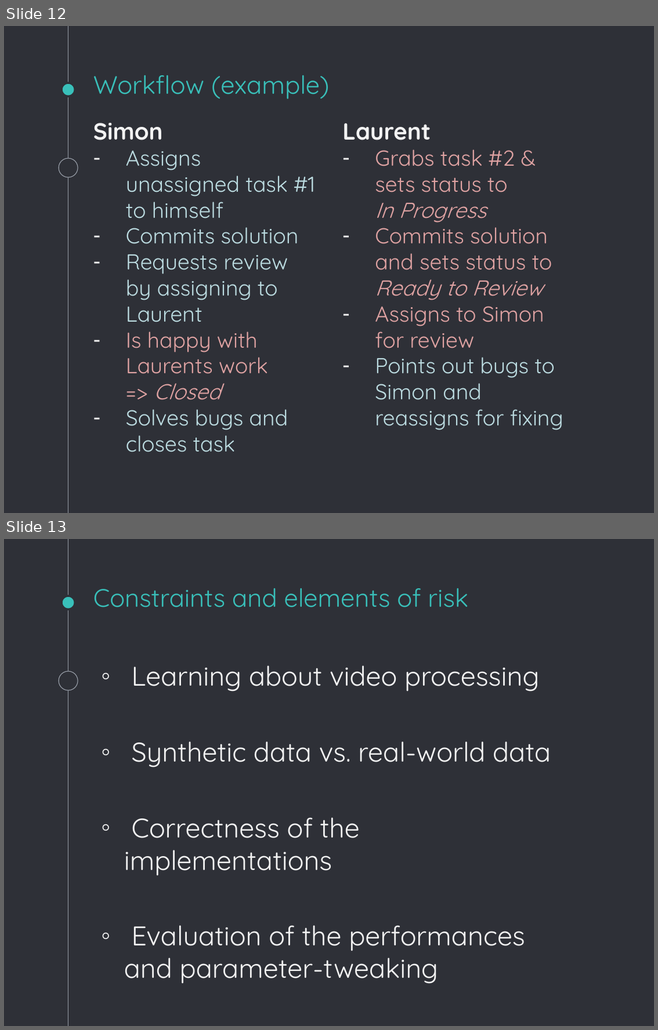
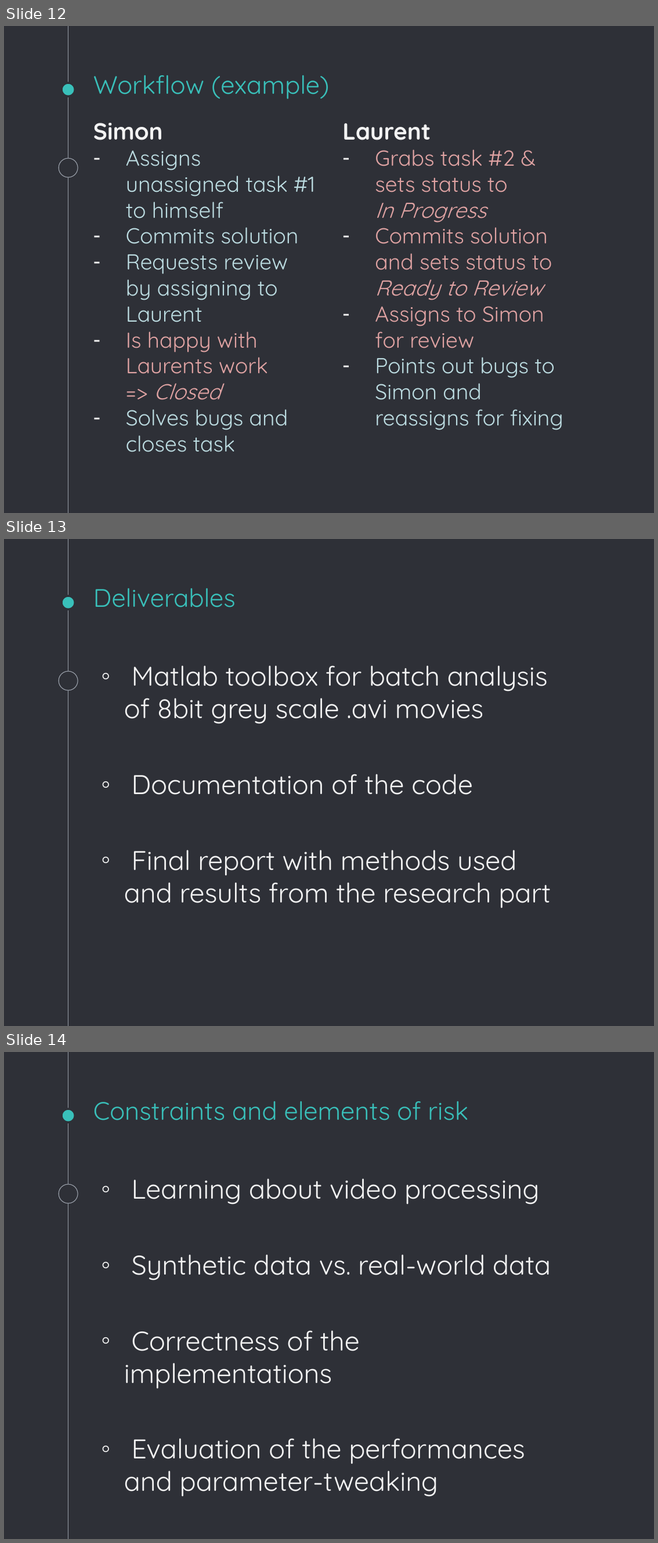
Before and after one commit to SimuJenni/RD-project, a slide deck: doc/initial-plan.pptx. Shown one above the other, each under a label of ours: slides 12 and 13 before the commit, slides 12, 13 and 14 after it. The pictures are 658x1030 and 658x1543 pixels, drawn with LibreOffice and Linux fonts; fonts in the diff are those of the drawing. Boxes give left, top, right and bottom in pixels: in the first picture for what was removed or moved away, otherwise in the second. Text is boxed around its words. In the diff, an @@ line names an element or a change of style, - is before the commit and + after.

Commit message:
Added slide on deliverables, and updated log

```diff
--- a/doc/initial-plan.pptx
+++ b/doc/initial-plan.pptx
@@ slide 13 added at box(4, 539, 654, 1026), background #2E3037; not listed: 3 template elements that a slide beside it also shows @@
@@ title added at box(93, 588, 235, 607), 28 pt, text #39C0BA @@
+Deliverables
@@ text added at box(124, 665, 550, 908), 30 pt, text #F3F3F3 @@
+◦ Matlab toolbox for batch analysis of 8bit grey scale .avi movies
+◦ Documentation of the code
+◦ Final report with methods used and results from the research part
@@ what was slide 13 is now slide 14 @@
```
Also in this commit, not shown: 1 other file.
